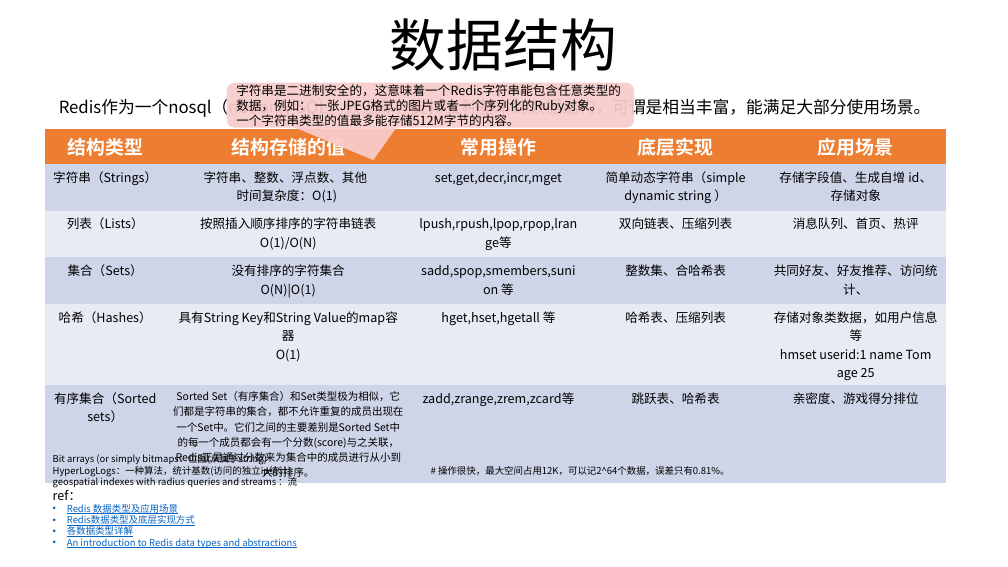
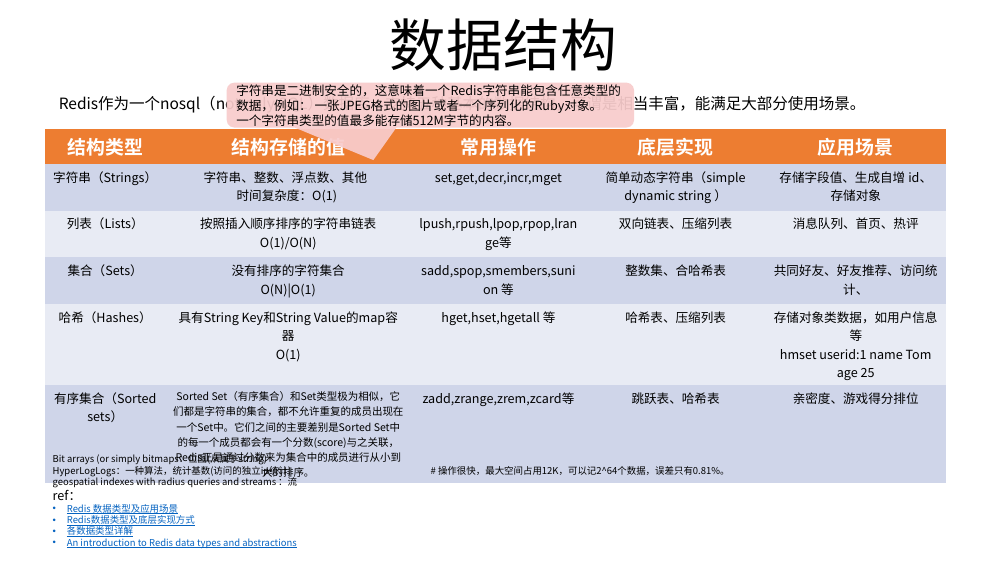
Before and after one commit to imoyao/wiki-old, a slide deck: slide 11 of source/statis/redis_share/Redis知识分享.pptx. Drawn at 1008x567 pixels with LibreOffice and Linux fonts; fonts in the diff are those of the drawing; background and template pictures are left out. Boxes give left, top, right and bottom in pixels: in the first picture for what was removed or moved away, otherwise in the second. Text is boxed around its words. In the diff, an @@ line names an element or a change of style, - is before the commit and + after.

```diff
--- a/source/statis/redis_share/Redis知识分享.pptx
+++ b/source/statis/redis_share/Redis知识分享.pptx
@@ text "Redis作为一个nosql（not only SQL）数据库，支持五种基本的数据结构，可谓是相当丰富，能满足大部分使用 ..." at [59,93,865,113]: size 16 to 14.8 pt; line spacing 1.5 to 1.4 @@
```
Also in this commit, not shown: 3 other slides changed, 8 other files.
